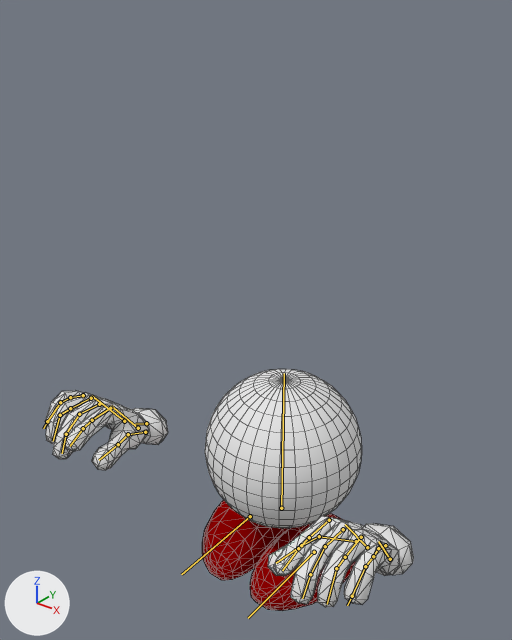
One commit to the Blender file Blender/Handy.blend: the scene before it, then after it.
Before and after are seen from a 50 mm lens placed at (0.799, -1.098, 1.309), pointed at (-0.043, -0.046, 0.657). Every picture has the same lights, and +X, +Y and +Z are marked at lower left. The bones that bend it are drawn over the model as lines. Mesh edges are drawn as thin lines.

The first picture shows 'Char.M'.
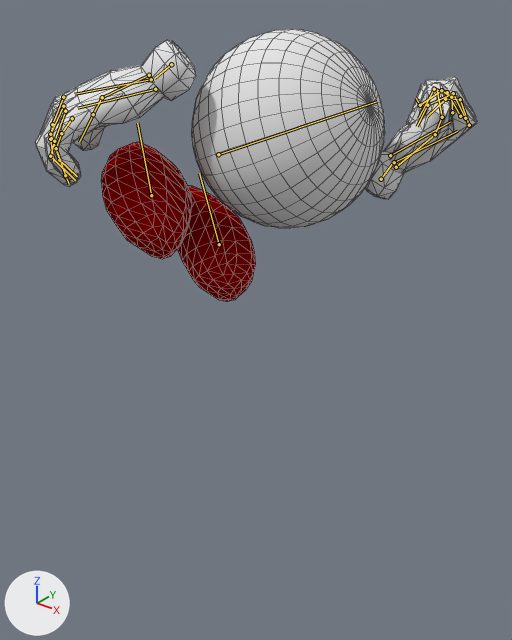
The newer file adds an action. The first version stands in its rest pose; the second is drawn at frame 12 of the action 'ToMove'.

Pixel boxes [x1, y1, x2, y2] of what changed, in the pictures (512 x 640 px):
'Char.M', posed (19% wider, 13% taller): before [45, 369, 414, 611]; after [36, 29, 477, 302]
bone 'head', root to tip: before (281, 508) to (284, 373); after (218, 154) to (377, 101)
bone 'Finger5.IK', root to tip: before (47, 421) to (43, 428); after (420, 105) to (416, 98)

Edits to the bpy script that builds the scene:
```text
Change bone_main:
    where bone_main = bpy.data.objects['Char.A'].pose.bones['Main']
    bone_main.location: (0.0, 0.0, 0.0) -> (0.0, 3.556, 0.0)
    bone_main.rotation_euler: (0.0, 0.0, 0.0) -> (0.0, 3.944, 5.027)  # degrees (0, 0, 0) -> degrees (0, 226, 288)
Change bone_head:
    where bone_head = bpy.data.objects['Char.A'].pose.bones['head']  # child of 'Main'
    bone_head.rotation_euler: (0.0, 0.0, 0.0) -> (0.0698, 0.0, 0.0)  # degrees (0, 0, 0) -> degrees (4, 0, 0)
Change bone_armpivot:
    where bone_armpivot = bpy.data.objects['Char.A'].pose.bones['ArmPivot']  # child of 'head'
    bone_armpivot.rotation_euler: (0.0, 0.0, 0.0) -> (0.0, -0.0175, -0.157)  # degrees (0, 0, 0) -> degrees (0, -1, -9)
Change bone_larm:
    where bone_larm = bpy.data.objects['Char.A'].pose.bones['LArm']  # child of 'ArmPivot'
    bone_larm.rotation_euler: (0.0, 0.0, 0.0) -> (0.0, 0.698, 0.0)  # degrees (0, 0, 0) -> degrees (0, 40, 0)
Change bone_lhand:
    where bone_lhand = bpy.data.objects['Char.A'].pose.bones['LHand']  # child of 'LArm'
    bone_lhand.location: (0.0, 0.0, 0.0) -> (-0.487, -0.554, -0.2)
    bone_lhand.rotation_euler: (0.0, 0.0, 0.0) -> (1.309, 0.454, -1.571)  # degrees (0, 0, 0) -> degrees (75, 26, -90)
Change bone_rarm:
    where bone_rarm = bpy.data.objects['Char.A'].pose.bones['RArm']  # child of 'ArmPivot'
    bone_rarm.rotation_euler: (0.0, 0.0, 0.0) -> (0.0, 2.461, 0.0)  # degrees (0, 0, 0) -> degrees (0, 141, 0)
Change bone_rhand:
    where bone_rhand = bpy.data.objects['Char.A'].pose.bones['RHand']  # child of 'RArm'
    bone_rhand.location: (0.0, 0.0, 0.0) -> (0.431, -0.55, -0.206)
    bone_rhand.rotation_euler: (0.0, 0.0, 0.0) -> (1.833, -0.367, 1.257)  # degrees (0, 0, 0) -> degrees (105, -21, 72)
Change bone_finger3_ik:
    where bone_finger3_ik = bpy.data.objects['Char.A'].pose.bones['Finger3.IK']  # child of 'RHand'
    bone_finger3_ik.location: (0.0, 0.0, 0.0) -> (0.0, -0.213, 0.683)
Change bone_finger1_ik:
    where bone_finger1_ik = bpy.data.objects['Char.A'].pose.bones['Finger1.IK']  # child of 'RHand'
    bone_finger1_ik.location: (0.0, 0.0, 0.0) -> (0.25, -0.21, -0.036)
Change bone_finger2_ik:
    where bone_finger2_ik = bpy.data.objects['Char.A'].pose.bones['Finger2.IK']  # child of 'RHand'
    bone_finger2_ik.location: (0.0, 0.0, 0.0) -> (0.0, -0.356, 0.539)
Change bone_finger4_ik:
    where bone_finger4_ik = bpy.data.objects['Char.A'].pose.bones['Finger4.IK']  # child of 'RHand'
    bone_finger4_ik.location: (0.0, 0.0, 0.0) -> (0.054, -0.14, 0.614)
Change bone_finger5_ik:
    where bone_finger5_ik = bpy.data.objects['Char.A'].pose.bones['Finger5.IK']  # child of 'RHand'
    bone_finger5_ik.location: (0.0, 0.0, 0.0) -> (0.072, -0.175, 0.465)
Change bone_rleg:
    where bone_rleg = bpy.data.objects['Char.A'].pose.bones['RLeg']  # child of 'Main'
    bone_rleg.rotation_euler: (0.0, 0.0, 0.0) -> (0.0, -0.611, 0.0)  # degrees (0, 0, 0) -> degrees (0, -35, 0)
Change bone_lleg:
    where bone_lleg = bpy.data.objects['Char.A'].pose.bones['LLeg']  # child of 'Main'
    bone_lleg.rotation_euler: (0.0, 0.0, 0.0) -> (0.0, 0.611, 0.0)  # degrees (0, 0, 0) -> degrees (0, 35, 0)
```
